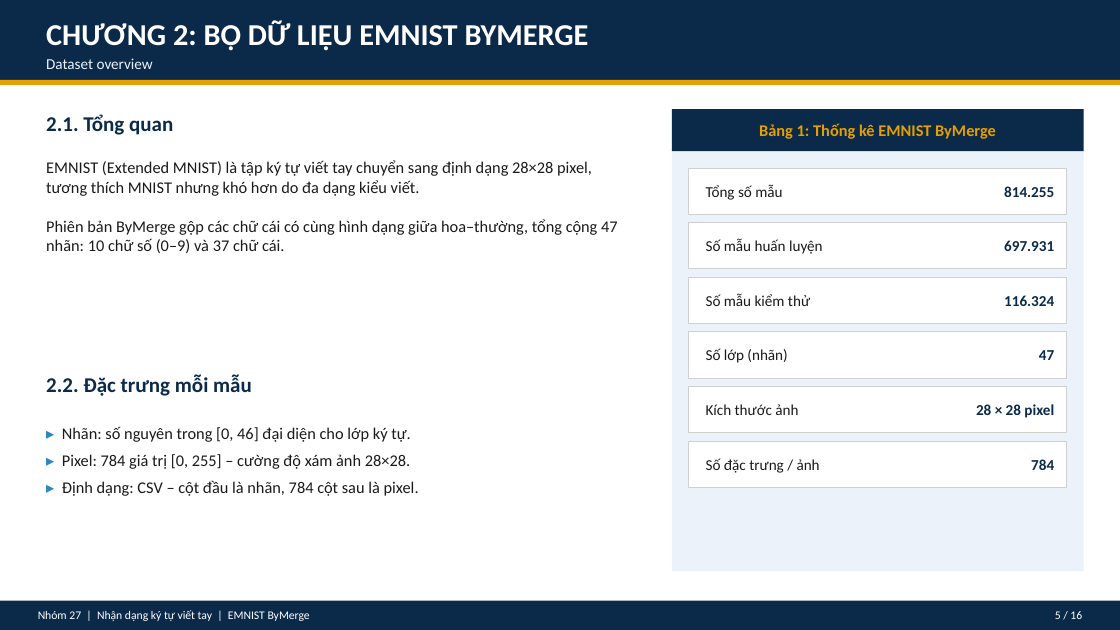
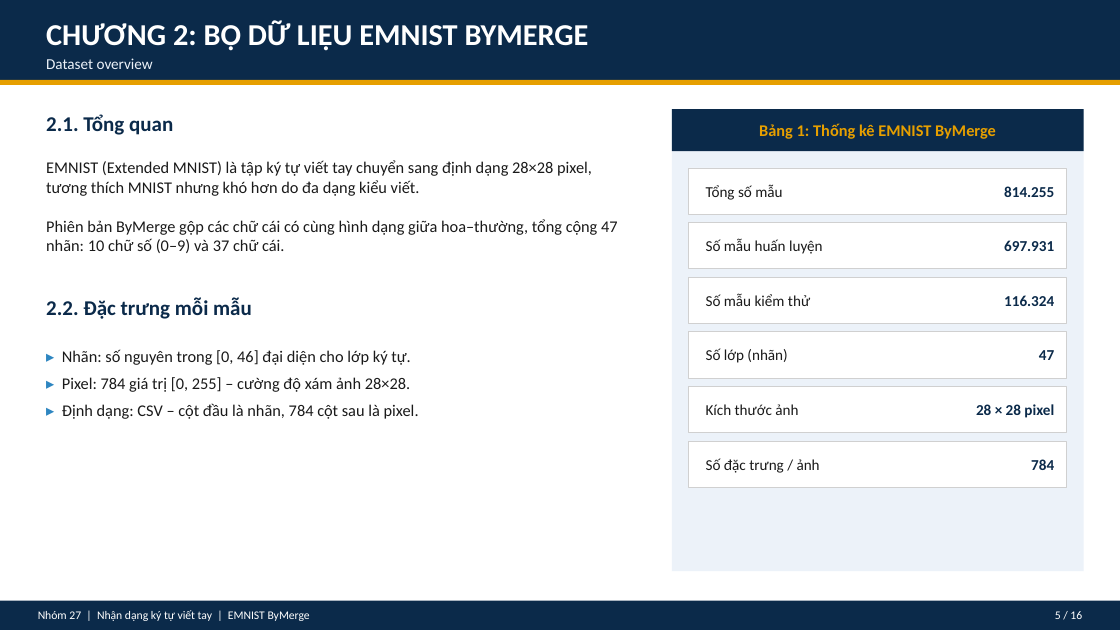
Before and after one commit to LuminNguyen0402/Character-recognition-PTIT, a slide deck: slide 5 of Slide_NhanDangKyTuVietTay.pptx. Drawn at 1120x630 pixels with LibreOffice and Linux fonts; fonts in the diff are those of the drawing. Boxes give left, top, right and bottom in pixels: in the first picture for what was removed or moved away, otherwise in the second. Text is boxed around its words. In the diff, an @@ line names an element or a change of style, - is before the commit and + after.

```diff
--- a/Slide_NhanDangKyTuVietTay.pptx
+++ b/Slide_NhanDangKyTuVietTay.pptx
@@ text "2.2. Đặc trưng mỗi mẫu": place and size @@
-text "2.2. Đặc trưng mỗi mẫu" at box(46, 374, 252, 396)
+text "2.2. Đặc trưng mỗi mẫu" at box(46, 297, 252, 319)
@@ text "▸ Nhãn: số nguyên trong ...": place and size @@
-text "▸ Nhãn: số nguyên trong ..." at box(62, 426, 419, 496)
+text "▸ Nhãn: số nguyên trong ..." at box(62, 349, 419, 419)
```
Also in this commit, not shown: 6 other slides changed, 2 other files.
